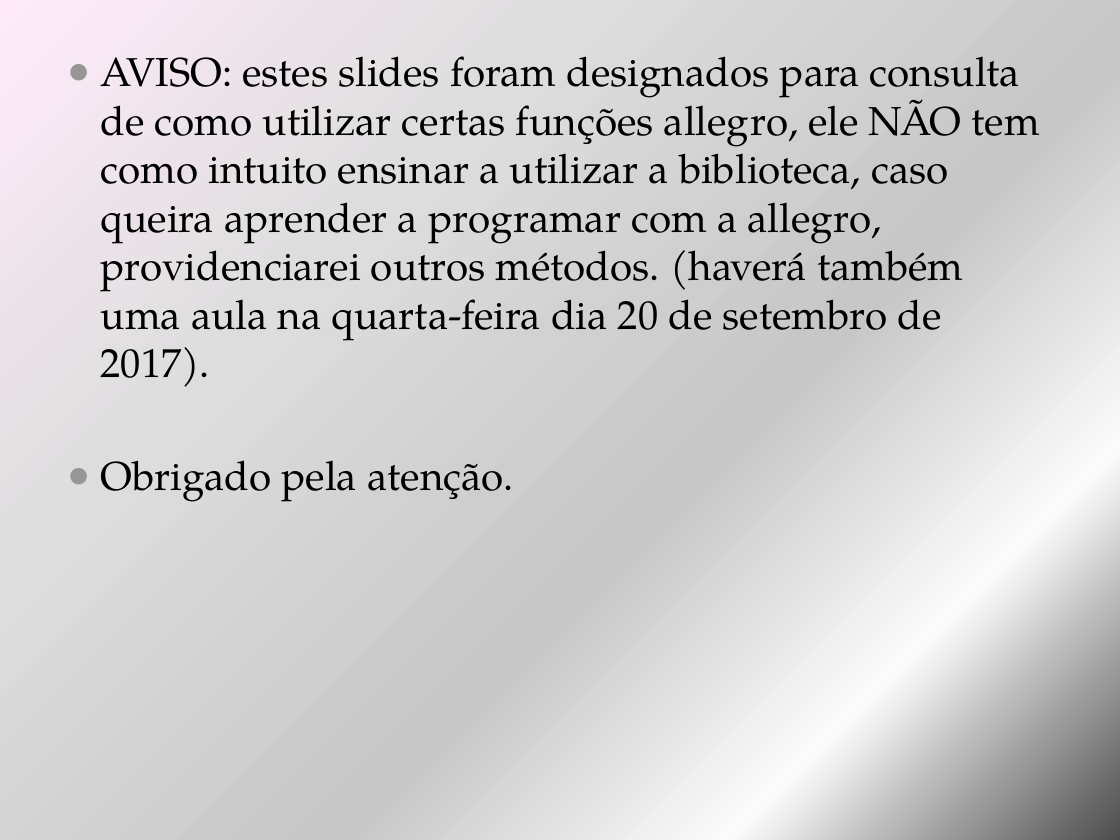
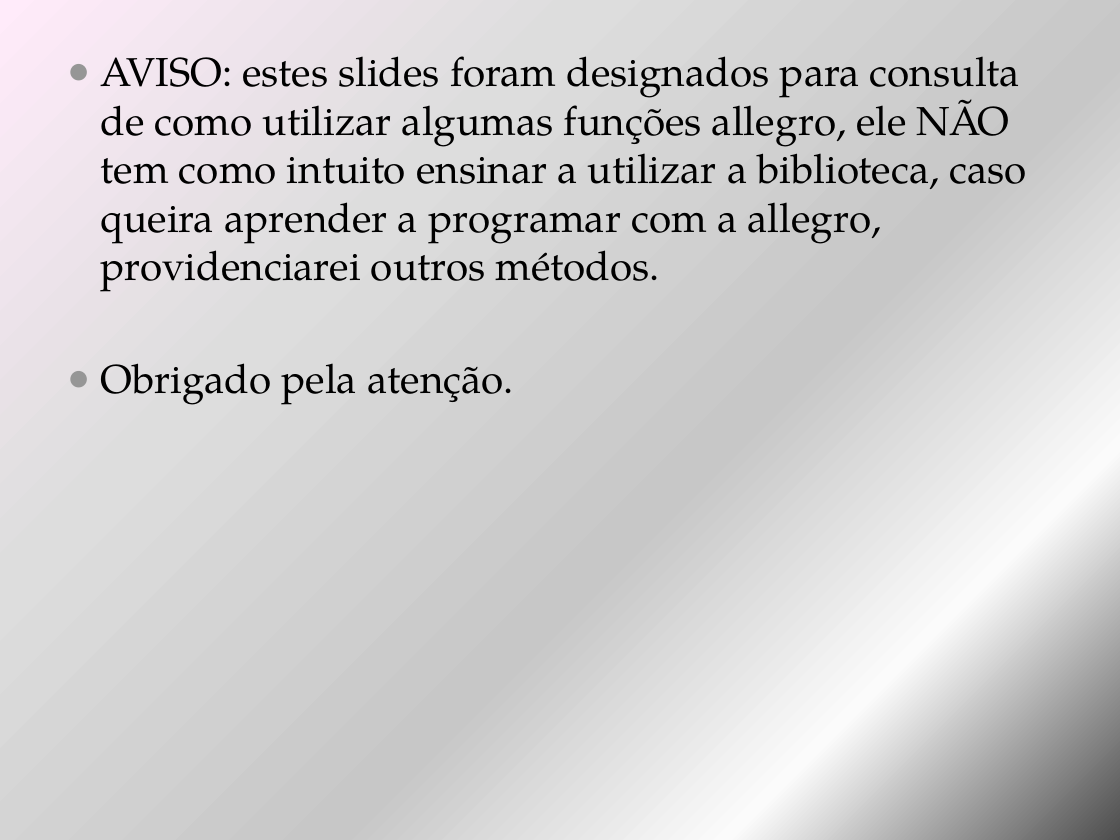
Before and after one commit to Tornom/Algoritmo-Evolotivo, a slide deck: slide 2 of Funções Fundamentais Allegro 5.pptm. Drawn at 1120x840 pixels with LibreOffice and Linux fonts; fonts in the diff are those of the drawing. Boxes give left, top, right and bottom in pixels: in the first picture for what was removed or moved away, otherwise in the second. Text is boxed around its words. In the diff, an @@ line names an element or a change of style, - is before the commit and + after.

```diff
--- a/Funções Fundamentais Allegro 5.pptm
+++ b/Funções Fundamentais Allegro 5.pptm
@@ text at (101, 56, 1026, 292): text changed @@
-● AVISO: estes slides foram designados para consulta de como utilizar certas funções allegro, ele NÃO tem como intuito ensinar a utilizar a biblioteca, caso queira aprender a programar com a allegro, providenciarei outros métodos. (haverá também uma aula na quarta-feira dia 20 de setembro de 2017).
+● AVISO: estes slides foram designados para consulta de como utilizar algumas funções allegro, ele NÃO tem como intuito ensinar a utilizar a biblioteca, caso queira aprender a programar com a allegro, providenciarei outros métodos.
```
Also in this commit, not shown: 4 other slides changed, 2 slides added.
